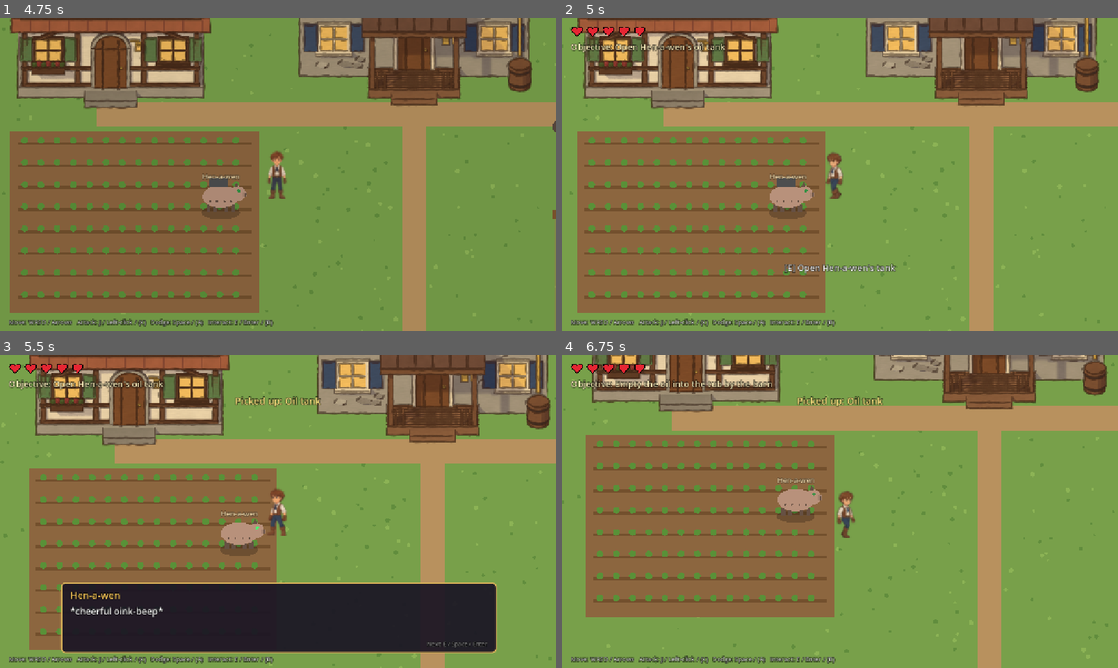
Above: before the commit, frames 1-4 (two rows, left to right).
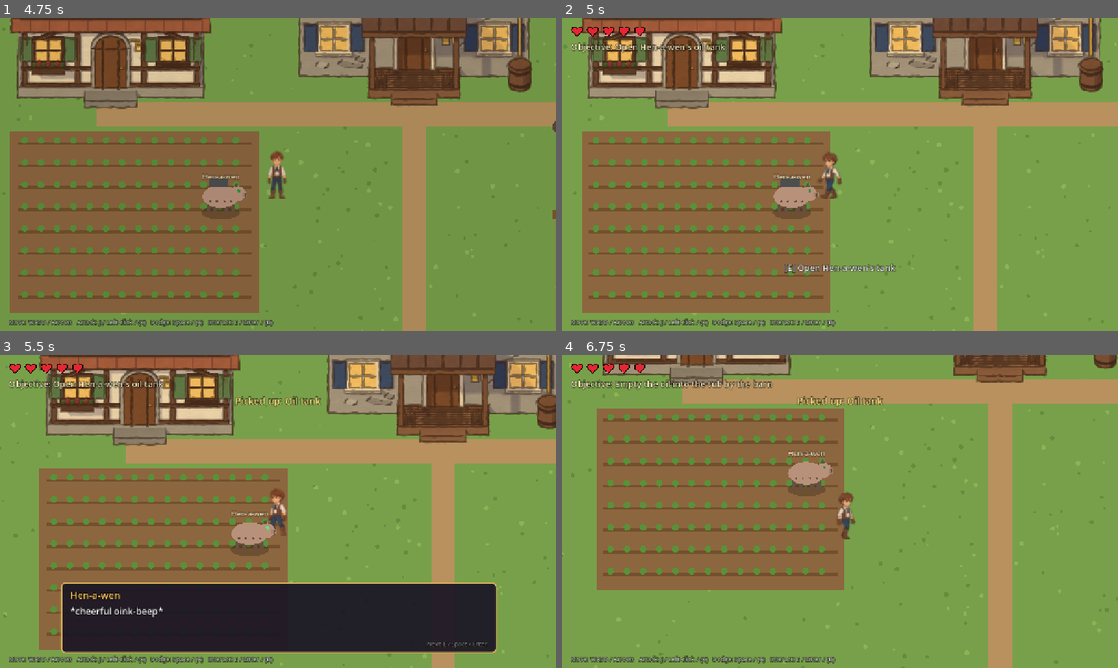
Above: after the commit, the same moments.

Repository: Grabthar21/galactic-adventure
Game: Godot game, scene res://main.tscn
Two runs of this game, one before a commit and one after it. Both use one fixed random seed, a clock stepped at 60 frames per second and the inputs below.
Inputs (mouse positions are in pixels of both pictures, inside the frame that each line leads up to):
- Up to frame 1 (4.75 s): click "Begin" at 0.5 s; tap Enter at 1.25, 2.75 s; move the mouse to (400, 158) at 1.27 s; hold D (move_right) 1.28-2.03 s; hold Shift (run, bound only after the commit) 1.28-2.03 s; click (400, 158) at 1.42 s; tap Space (dodge) at 2 s; move the mouse to (166, 190) at 2.02 s; hold S (move_down) 2.03-2.78 s; tap J (attack) at 2.1 s; tap Shift (run, bound only after the commit) at 2.3, 3.05, 3.8 s; move the mouse to (333, 105) at 2.77 s; hold D (move_right) 2.78-3.53 s; hold Space (dodge) 2.78-3.53 s; move the mouse to (250, 237) at 3.52 s; hold W (move_up) 3.53-4.28 s; tap E (interact) at 3.6 s; click (250, 237) at 3.67 s; move the mouse to (444, 221) at 4.27 s; hold A (move_left) from 4.28 s (still down); hold Shift (run, bound only after the commit) from 4.28 s (still down)
- Up to frame 2 (5 s): keep holding A (move_left); keep holding Shift (run, bound only after the commit)
- Up to frame 3 (5.5 s): keep holding A (move_left); move the mouse to (111, 464) at 5.02 s; release Shift (run, bound only after the commit) at 5.03 s; tap Enter at 5.1 s; tap Shift (run, bound only after the commit) at 5.3 s
- Up to frame 4 (6.75 s): move the mouse to (867, 511) at 5.77 s; release A (move_left) at 5.78 s; hold S (move_down) 5.78-6.53 s; hold Shift (run, bound only after the commit) 5.78-6.53 s; tap Keypad Enter at 5.85 s; click (867, 511) at 5.92 s; move the mouse to (756, 433) at 6.52 s; hold D (move_right) from 6.53 s (still down); tap T at 6.6 s

Frame 1 is identical in both runs. In frame 2, 13% of the frame differs, in the area x 2-98%, y 0-100%; in frame 3, 17%; in frame 4, 37%, in the area x 4-100%, y 0-100%.

Commit message:
Run: hold Shift to run (x1.8 speed); player loads run strips; build pipeline builds runs like walks
Co-Authored-By: Claude Opus 5.5 <noreply@anthropic.com>
Claude-Session: https://claude.ai/code/session_01BTTj8XQEKKbtmbxwbKeDto

Diff:
--- a/scripts/game_state.gd
+++ b/scripts/game_state.gd
@@ -41,6 +41,8 @@
 	_add_action("attack", [KEY_J], [MOUSE_BUTTON_LEFT], [], [JOY_BUTTON_X])
 	# Dodge roll: Space; gamepad A (Xbox) / Cross (PlayStation)  [confirmed binding]
 	_add_action("dodge", [KEY_SPACE], [], [], [JOY_BUTTON_A])
+	# Run: hold Shift (PC for now; a gamepad button can be added later)
+	_add_action("run", [KEY_SHIFT], [], [], [])
 	# Interact / talk: E or Enter; gamepad B (Xbox) / Circle (PlayStation)
 	_add_action("interact", [KEY_E, KEY_ENTER, KEY_KP_ENTER], [], [], [JOY_BUTTON_B])
 
--- a/scripts/player.gd
+++ b/scripts/player.gd
@@ -14,6 +14,8 @@
 const WALK_FPS_BY_DIR := {"down": 37.5, "up": 30.0}   # 30- and 24-frame loops -> 0.8 s per two steps, same cadence as the side walk
 const IDLE_SIDE_FPS := 12.0     # 32-frame breathing loops (tools/sprixen/breathe.py) = ~2.7 s per calm breath
 var walk_speed := SPEED
+const RUN_MULT := 1.8           # holding Run (Shift): speed x1.8; run strips' fps come from art/<hero>_anims.json
+var running := false
 const ROLL_DIST := 105.0      # about one character height at gameplay scale
 const ROLL_TIME := 0.32
 const ROLL_COOLDOWN := 0.15
@@ -92,6 +94,9 @@
 		_add_anim(frames, tex, "walk_down", front_back_order.map(func(c): return [2, c]), 8.0)
 	if not _add_strip(frames, "walk_up", "res://art/%s_up_walk.png" % look, _fps(anims, "walk_up", WALK_FPS_BY_DIR.up)):
 		_add_anim(frames, tex, "walk_up", front_back_order.map(func(c): return [3, c]), 8.0)
+	# Run strips (tools/sprixen, art/<hero>_<side|down|up>_run.png); optional
+	for d in ["side", "down", "up"]:
+		_add_strip(frames, "run_" + d, "res://art/%s_%s_run.png" % [look, d], _fps(anims, "run_" + d, 30.0))
 	if not _add_strip(frames, "idle_up", "res://art/%s_up_idle.png" % look, _fps(anims, "idle_up", IDLE_SIDE_FPS)):
 		_add_anim(frames, tex, "idle_up", [[3, 0]], 1.0)
 	var side_path := "res://art/%s_side_walk.png" % (look if hero == base else hero)
@@ -268,7 +273,8 @@
 
 	match state:
 		"move":
-			velocity = input * walk_speed
+			running = controllable and Input.is_action_pressed("run") and input.length() > 0.1
+			velocity = input * walk_speed * (RUN_MULT if running else 1.0)
 			if input.length() > 0.1:
 				facing = input.normalized()
 			if controllable and weapon != "" and Input.is_action_just_pressed("attack"):
@@ -357,10 +363,16 @@
 		sprite.flip_h = false
 	var moving := velocity.length() > 20.0 and state == "move"
 	var anim := ("walk_" if moving or state == "roll" else "idle_") + anim_dir
+	var base_speed := walk_speed
+	if moving and running:
+		if sprite.sprite_frames.has_animation("run_" + anim_dir):
+			anim = "run_" + anim_dir
+			base_speed = walk_speed * RUN_MULT
+		# (no run strip yet: the walk plays faster below)
 	if sprite.animation != anim:
 		sprite.play(anim)
 	# legs keep pace with actual speed (e.g. a half-pushed stick walks slower, not skating)
-	sprite.speed_scale = clampf(velocity.length() / walk_speed, 0.5, 1.5) if moving else 1.0
+	sprite.speed_scale = clampf(velocity.length() / base_speed, 0.5, 2.0) if moving else 1.0
 
 
 func _draw_fx() -> void:
